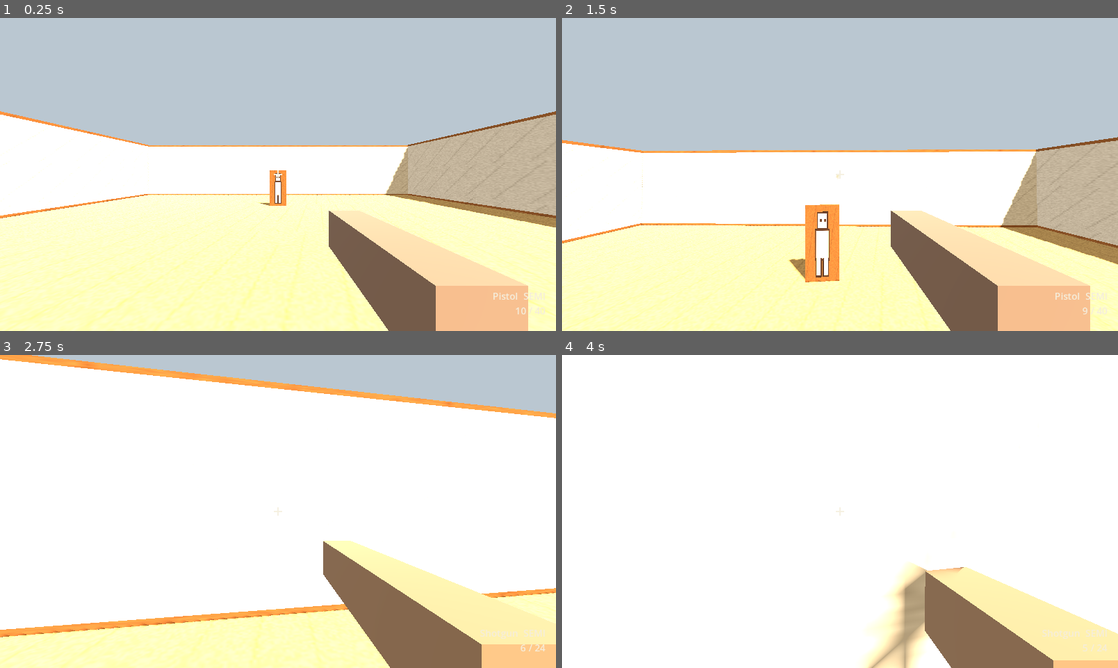
Above: before the commit, frames 1-4 (two rows, left to right).
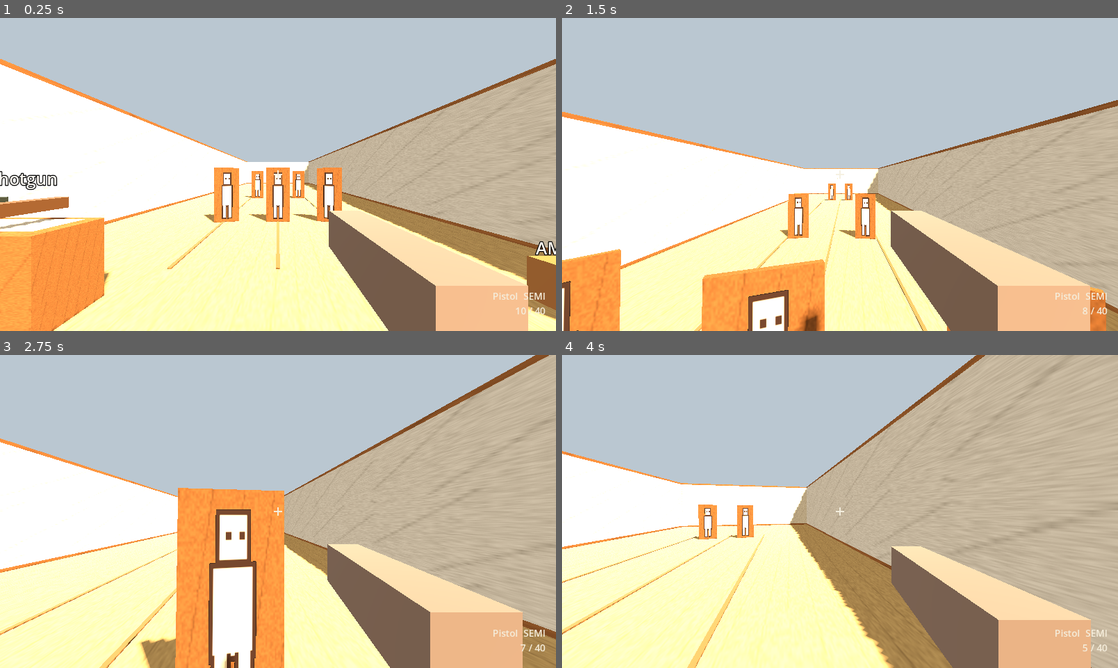
Above: after the commit, the same moments.

Repository: nore-tech/paperstrike
Game: Godot game, scene res://scenes/levels/test_room.tscn
The game is run twice, just before and just after one commit, with the same random seed, the same clock (stepped at 60 frames per second) and the same inputs.
Inputs (mouse positions are in pixels of both pictures, inside the frame that each line leads up to):
- Up to frame 1 (0.25 s): no input
- Up to frame 2 (1.5 s): tap Enter at 0.5 s; move the mouse to (867, 174) at 0.52 s; hold Right mouse button (aim) 0.53-1.28 s; hold W (move_forward) from 0.53 s (still down); click (867, 174) at 0.67 s; tap Space (jump) at 0.77 s; tap 1 (weapon_pistol) at 0.8, 1.35 s; move the mouse to (812, 174) at 1.27 s; click (812, 174) at 1.42 s
- Up to frame 3 (2.75 s): keep holding W (move_forward); tap Space (jump) at 1.52 s; tap 2 (weapon_rifle) at 1.55 s; move the mouse to (289, 505) at 2.02 s; hold 2 (weapon_rifle) from 2.03 s (still down); click (289, 505) at 2.17 s; tap 3 (weapon_shotgun) at 2.3 s
- Up to frame 4 (4 s): keep holding W (move_forward); move the mouse to (834, 517) at 2.77 s; release 2 (weapon_rifle) at 2.78 s; tap 3 (weapon_shotgun) at 2.85 s; click (834, 517) at 2.92 s; tap Space (jump) at 3.02, 3.77 s; tap E (interact, bound only after the commit) at 3.05 s; move the mouse to (878, 514) at 3.52 s; hold E (interact, bound only after the commit) from 3.53 s (still down); click (878, 514) at 3.67 s; right-click (878, 514) at 3.8 s

The runs differ from the first frame. In frame 1, 29% of the frame differs, in the area x 0-100%, y 13-100%; in frame 2, 28%; in frame 3, 71%; in frame 4, 88%, in the area x 0-100%, y 0-100%.

Commit message:
Turn the test room into a firing range with weapon pickups.
Spawn with the pistol, pick up the other guns, and reset dummies in place.

Diff:
--- a/resources/weapons/rifle.tres
+++ b/resources/weapons/rifle.tres
@@ -7,7 +7,7 @@
 
 [resource]
 script = ExtResource("1_stats")
-display_name = "Rifle"
+display_name = "Assault Rifle"
 damage = 16
 range_meters = 55.0
 rounds_per_second = 9.0
--- /dev/null
+++ b/scenes/levels/respawn_targets_button.tscn
@@ -0,0 +1,32 @@
+[gd_scene load_steps=5 format=3]
+
+[ext_resource type="Script" path="res://scripts/interaction/respawn_targets_button.gd" id="1_script"]
+
+[sub_resource type="BoxShape3D" id="BoxShape_button"]
+size = Vector3(1.3, 0.55, 0.18)
+
+[sub_resource type="BoxMesh" id="BoxMesh_button"]
+size = Vector3(1.3, 0.55, 0.18)
+
+[sub_resource type="StandardMaterial3D" id="Mat_button"]
+albedo_color = Color(0.72, 0.28, 0.18, 1)
+roughness = 0.85
+
+[node name="RespawnTargets" type="StaticBody3D"]
+script = ExtResource("1_script")
+
+[node name="CollisionShape3D" type="CollisionShape3D" parent="."]
+shape = SubResource("BoxShape_button")
+
+[node name="Mesh" type="MeshInstance3D" parent="."]
+mesh = SubResource("BoxMesh_button")
+surface_material_override/0 = SubResource("Mat_button")
+
+[node name="Label" type="Label3D" parent="."]
+transform = Transform3D(1, 0, 0, 0, 1, 0, 0, 0, 1, 0, 0, 0.12)
+text = "RESPAWN TARGETS"
+font_size = 40
+pixel_size = 0.0035
+billboard = 1
+modulate = Color(0.98, 0.95, 0.9, 1)
+outline_size = 8
--- a/scenes/levels/test_room.tscn
+++ b/scenes/levels/test_room.tscn
@@ -1,10 +1,18 @@
-[gd_scene load_steps=6 format=3]
+[gd_scene load_steps=14 format=3]
 
 [ext_resource type="Script" path="res://scripts/levels/test_room.gd" id="1_room"]
 [ext_resource type="PackedScene" path="res://scenes/player/player.tscn" id="2_player"]
 [ext_resource type="PackedScene" path="res://scenes/characters/target_dummy.tscn" id="3_dummy"]
 [ext_resource type="PackedScene" path="res://scenes/ui/crosshair.tscn" id="4_crosshair"]
 [ext_resource type="PackedScene" path="res://scenes/ui/ammo_hud.tscn" id="5_ammo"]
+[ext_resource type="PackedScene" path="res://scenes/pickups/weapon_pickup.tscn" id="6_pickup"]
+[ext_resource type="Resource" path="res://resources/weapons/pistol.tres" id="7_pistol"]
+[ext_resource type="Resource" path="res://resources/weapons/rifle.tres" id="8_rifle"]
+[ext_resource type="Resource" path="res://resources/weapons/shotgun.tres" id="9_shotgun"]
+[ext_resource type="PackedScene" path="res://scenes/pickups/ammo_crate.tscn" id="10_ammo_crate"]
+[ext_resource type="PackedScene" path="res://scenes/levels/respawn_targets_button.tscn" id="11_button"]
+[ext_resource type="PackedScene" path="res://scenes/ui/interaction_prompt.tscn" id="12_prompt"]
+[ext_resource type="Script" path="res://scripts/levels/range_target_manager.gd" id="13_manager"]
 
 [sub_resource type="Environment" id="Environment_room"]
 background_mode = 1
@@ -35,11 +43,52 @@
 shadow_enabled = false
 
 [node name="Player" parent="." instance=ExtResource("2_player")]
-transform = Transform3D(1, 0, 0, 0, 1, 0, 0, 0, 1, 0, 0.85, 5)
+transform = Transform3D(1, 0, 0, 0, 1, 0, 0, 0, 1, 0, 0.85, 14)
 
-[node name="TargetDummy" parent="." instance=ExtResource("3_dummy")]
-transform = Transform3D(1, 0, 0, 0, 1, 0, 0, 0, 1, 0, 0.8, -4)
+[node name="CloseLeft" parent="." instance=ExtResource("3_dummy")]
+transform = Transform3D(1, 0, 0, 0, 1, 0, 0, 0, 1, -1.5, 0.8, 8)
+
+[node name="CloseCenter" parent="." instance=ExtResource("3_dummy")]
+transform = Transform3D(1, 0, 0, 0, 1, 0, 0, 0, 1, 0, 0.8, 8)
+
+[node name="CloseRight" parent="." instance=ExtResource("3_dummy")]
+transform = Transform3D(1, 0, 0, 0, 1, 0, 0, 0, 1, 1.5, 0.8, 8)
+
+[node name="MidLeft" parent="." instance=ExtResource("3_dummy")]
+transform = Transform3D(1, 0, 0, 0, 1, 0, 0, 0, 1, -1.2, 0.8, 2)
+
+[node name="MidRight" parent="." instance=ExtResource("3_dummy")]
+transform = Transform3D(1, 0, 0, 0, 1, 0, 0, 0, 1, 1.2, 0.8, 2)
+
+[node name="FarLeft" parent="." instance=ExtResource("3_dummy")]
+transform = Transform3D(1, 0, 0, 0, 1, 0, 0, 0, 1, -0.8, 0.8, -10)
+
+[node name="FarRight" parent="." instance=ExtResource("3_dummy")]
+transform = Transform3D(1, 0, 0, 0, 1, 0, 0, 0, 1, 0.8, 0.8, -10)
+
+[node name="PistolPickup" parent="." instance=ExtResource("6_pickup")]
+transform = Transform3D(1, 0, 0, 0, 1, 0, 0, 0, 1, -3.9, 1.08, 12)
+stats = ExtResource("7_pistol")
+
+[node name="RiflePickup" parent="." instance=ExtResource("6_pickup")]
+transform = Transform3D(1, 0, 0, 0, 1, 0, 0, 0, 1, -3.2, 1.08, 12)
+stats = ExtResource("8_rifle")
+
+[node name="ShotgunPickup" parent="." instance=ExtResource("6_pickup")]
+transform = Transform3D(1, 0, 0, 0, 1, 0, 0, 0, 1, -2.5, 1.08, 12)
+stats = ExtResource("9_shotgun")
+
+[node name="AmmoCrate" parent="." instance=ExtResource("10_ammo_crate")]
+transform = Transform3D(1, 0, 0, 0, 1, 0, 0, 0, 1, 3.1, 0.28, 12)
+
+[node name="RespawnTargets" parent="." instance=ExtResource("11_button")]
+transform = Transform3D(1, 0, 0, 0, 1, 0, 0, 0, 1, 2.3, 1.2, 13.3)
+
+[node name="RangeTargets" type="Node" parent="."]
+script = ExtResource("13_manager")
 
 [node name="Crosshair" parent="." instance=ExtResource("4_crosshair")]
 
 [node name="AmmoHud" parent="." instance=ExtResource("5_ammo")]
+
+[node name="InteractionPrompt" parent="." instance=ExtResource("12_prompt")]
--- /dev/null
+++ b/scenes/pickups/ammo_crate.tscn
@@ -0,0 +1,32 @@
+[gd_scene load_steps=5 format=3]
+
+[ext_resource type="Script" path="res://scripts/interaction/ammo_crate.gd" id="1_script"]
+
+[sub_resource type="BoxShape3D" id="BoxShape_crate"]
+size = Vector3(0.7, 0.45, 0.5)
+
+[sub_resource type="BoxMesh" id="BoxMesh_crate"]
+size = Vector3(0.7, 0.45, 0.5)
+
+[sub_resource type="StandardMaterial3D" id="Mat_crate"]
+albedo_color = Color(0.62, 0.42, 0.24, 1)
+roughness = 0.9
+
+[node name="AmmoCrate" type="StaticBody3D"]
+script = ExtResource("1_script")
+
+[node name="CollisionShape3D" type="CollisionShape3D" parent="."]
+shape = SubResource("BoxShape_crate")
+
+[node name="Mesh" type="MeshInstance3D" parent="."]
+mesh = SubResource("BoxMesh_crate")
+surface_material_override/0 = SubResource("Mat_crate")
+
+[node name="Label" type="Label3D" parent="."]
+transform = Transform3D(1, 0, 0, 0, 1, 0, 0, 0, 1, 0, 0.4, 0)
+text = "AMMUNITION"
+font_size = 42
+pixel_size = 0.004
+billboard = 1
+modulate = Color(0.97, 0.94, 0.88, 1)
+outline_size = 8
--- /dev/null
+++ b/scenes/pickups/weapon_pickup.tscn
@@ -0,0 +1,12 @@
+[gd_scene load_steps=3 format=3]
+
+[ext_resource type="Script" path="res://scripts/interaction/weapon_pickup.gd" id="1_script"]
+
+[sub_resource type="BoxShape3D" id="BoxShape_pickup"]
+size = Vector3(0.4, 0.36, 0.9)
+
+[node name="WeaponPickup" type="StaticBody3D"]
+script = ExtResource("1_script")
+
+[node name="CollisionShape3D" type="CollisionShape3D" parent="."]
+shape = SubResource("BoxShape_pickup")
--- /dev/null
+++ b/scenes/ui/interaction_prompt.tscn
@@ -0,0 +1,21 @@
+[gd_scene load_steps=2 format=3]
+
+[ext_resource type="Script" path="res://scripts/ui/interaction_prompt.gd" id="1_script"]
+
+[node name="InteractionPrompt" type="CanvasLayer"]
+script = ExtResource("1_script")
+
+[node name="Label" type="Label" parent="."]
+anchors_preset = 8
+anchor_left = 0.5
+anchor_top = 0.5
+anchor_right = 0.5
+anchor_bottom = 0.5
+offset_left = -220.0
+offset_top = 36.0
+offset_right = 220.0
+offset_bottom = 72.0
+grow_horizontal = 2
+grow_vertical = 2
+horizontal_alignment = 1
+text = ""
--- a/scripts/characters/target_dummy.gd
+++ b/scripts/characters/target_dummy.gd
@@ -11,8 +11,24 @@
 
 var health := 0
 
+var _collision_layer := 1
+var _collision_mask := 1
+var _pending_death := false
+
 func _ready() -> void:
 	health = max_health
+	add_to_group("range_target")
+	_collision_layer = collision_layer
+	_collision_mask = collision_mask
+
+func restore() -> void:
+	_pending_death = false
+	health = max_health
+	collision_layer = _collision_layer
+	collision_mask = _collision_mask
+	var card := get_node_or_null("PaperCard")
+	if card != null and card.has_method("reset_presentation"):
+		card.reset_presentation()
 
 func take_damage(amount: int) -> void:
 	if health <= 0:
@@ -20,7 +36,13 @@
 	health = maxi(0, health - amount)
 	damaged.emit(health)
 	if health == 0:
+		_pending_death = true
 		died.emit()
 		collision_layer = 0
 		collision_mask = 0
-		get_tree().create_timer(0.12).timeout.connect(queue_free)
+		get_tree().create_timer(0.12).timeout.connect(_finish_death)
+
+func _finish_death() -> void:
+	if not _pending_death:
+		return
+	queue_free()
--- /dev/null
+++ b/scripts/interaction/ammo_crate.gd
@@ -0,0 +1,10 @@
+extends Interactable
+
+## Refills the equipped weapon from its own WeaponStats. Stays in the level.
+
+func _ready() -> void:
+	prompt = "Take ammunition"
+
+func interact(player: Node) -> void:
+	if player.has_method("restock_equipped"):
+		player.restock_equipped()
--- /dev/null
+++ b/scripts/interaction/interactable.gd
@@ -0,0 +1,13 @@
+class_name Interactable
+extends StaticBody3D
+
+## Something the player can use by looking at it and pressing the interact key.
+## Doors, pickups, switches, and the range reset button all use this.
+
+@export var prompt := "Interact"
+
+func interaction_text() -> String:
+    return "[E] %s" % prompt
+
+func interact(_player: Node) -> void:
+    pass
--- /dev/null
+++ b/scripts/interaction/respawn_targets_button.gd
@@ -0,0 +1,9 @@
+extends Interactable
+
+func _ready() -> void:
+	prompt = "Respawn targets"
+
+func interact(_player: Node) -> void:
+	var manager := get_tree().get_first_node_in_group("range_target_manager")
+	if manager != null and manager.has_method("reset_all"):
+		manager.reset_all()
--- /dev/null
+++ b/scripts/interaction/weapon_pickup.gd
@@ -0,0 +1,37 @@
+class_name WeaponPickup
+extends Interactable
+
+## A world copy of a WeaponStats resource. Pickup code does not care which gun it is.
+
+@export var stats: WeaponStats
+
+func _ready() -> void:
+	if stats != null:
+		prompt = "Pick up %s" % stats.display_name
+	_build_placeholder()
+
+func interact(player: Node) -> void:
+	if stats == null or not player.has_method("give_weapon"):
+		return
+	player.give_weapon(stats)
+	queue_free()
+
+func _build_placeholder() -> void:
+	var mesh_node := MeshInstance3D.new()
+	var box := BoxMesh.new()
+	box.size = Vector3(0.16, 0.12, 0.72)
+	mesh_node.mesh = box
+	var material := StandardMaterial3D.new()
+	material.albedo_color = stats.view_color if stats != null else Color(0.4, 0.3, 0.2)
+	material.roughness = 0.9
+	mesh_node.set_surface_override_material(0, material)
+	add_child(mesh_node)
+	var label := Label3D.new()
+	label.text = stats.display_name if stats != null else "Weapon"
+	label.position = Vector3(0, 0.28, 0)
+	label.font_size = 42
+	label.pixel_size = 0.004
+	label.billboard = BaseMaterial3D.BILLBOARD_ENABLED
+	label.modulate = Color(0.97, 0.94, 0.88)
+	label.outline_size = 8
+	add_child(label)
--- /dev/null
+++ b/scripts/levels/range_target_manager.gd
@@ -0,0 +1,53 @@
+class_name RangeTargetManager
+extends Node
+
+## Remembers each firing-range dummy and restores it without reloading the level.
+
+var _slots: Array[Dictionary] = []
+
+func _ready() -> void:
+	add_to_group("range_target_manager")
+	_register_existing()
+
+func reset_all() -> void:
+	_register_existing()
+	for slot in _slots:
+		var current: Variant = slot.get("node")
+		if is_instance_valid(current):
+			var dummy := current as TargetDummy
+			dummy.global_transform = slot.transform
+			dummy.restore()
+			continue
+		var packed: PackedScene = slot.packed
+		if packed == null:
+			continue
+		var parent: Variant = slot.get("parent")
+		if not is_instance_valid(parent):
+			continue
+		var fresh := packed.instantiate()
+		(parent as Node).add_child(fresh)
+		fresh.global_transform = slot.transform
+		slot.node = fresh
+
+func _register_existing() -> void:
+	for node in get_tree().get_nodes_in_group("range_target"):
+		if node is TargetDummy and not _has_slot(node):
+			_remember(node)
+
+func _has_slot(dummy: TargetDummy) -> bool:
+	for slot in _slots:
+		var current: Variant = slot.get("node")
+		if is_instance_valid(current) and current == dummy:
+			return true
+	return false
+
+func _remember(dummy: TargetDummy) -> void:
+	var packed: PackedScene = null
+	if dummy.scene_file_path != "":
+		packed = load(dummy.scene_file_path)
+	_slots.append({
+		"parent": dummy.get_parent(),
+		"transform": dummy.global_transform,
+		"packed": packed,
+		"node": dummy,
+	})
--- a/scripts/levels/test_room.gd
+++ b/scripts/levels/test_room.gd
@@ -2,7 +2,8 @@
 
 ## Builds a closed paper room. Gameplay objects are instanced in the scene.
 
-const ROOM_SIZE := 18.0
+const ROOM_WIDTH := 10.0
+const ROOM_LENGTH := 36.0
 const WALL_HEIGHT := 3.4
 const WALL_THICK := 0.4
 
@@ -12,19 +13,39 @@
 const _impact_scene: PackedScene = preload("res://scenes/presentation/paper_impact.tscn")
 
 func _ready() -> void:
-	_add_block(Vector3(ROOM_SIZE, 0.4, ROOM_SIZE), Vector3(0.0, -0.2, 0.0), Vector3.UP, _floor_face)
-	var half := ROOM_SIZE * 0.5
+	_add_block(Vector3(ROOM_WIDTH, 0.4, ROOM_LENGTH), Vector3(0.0, -0.2, 0.0), Vector3.UP, _floor_face)
+	var half_z := ROOM_LENGTH * 0.5
+	var half_x := ROOM_WIDTH * 0.5
 	var wall_y := WALL_HEIGHT * 0.5
-	_add_block(Vector3(ROOM_SIZE + WALL_THICK, WALL_HEIGHT, WALL_THICK), Vector3(0.0, wall_y, -half), Vector3(0, 0, 1), _wall_face)
-	_add_block(Vector3(ROOM_SIZE + WALL_THICK, WALL_HEIGHT, WALL_THICK), Vector3(0.0, wall_y, half), Vector3(0, 0, -1), _wall_face)
-	_add_block(Vector3(WALL_THICK, WALL_HEIGHT, ROOM_SIZE + WALL_THICK), Vector3(-half, wall_y, 0.0), Vector3(1, 0, 0), _wall_face)
-	_add_block(Vector3(WALL_THICK, WALL_HEIGHT, ROOM_SIZE + WALL_THICK), Vector3(half, wall_y, 0.0), Vector3(-1, 0, 0), _wall_face)
+	_add_block(Vector3(ROOM_WIDTH + WALL_THICK, WALL_HEIGHT, WALL_THICK), Vector3(0.0, wall_y, -half_z), Vector3(0, 0, 1), _wall_face)
+	_add_block(Vector3(ROOM_WIDTH + WALL_THICK, WALL_HEIGHT, WALL_THICK), Vector3(0.0, wall_y, half_z), Vector3(0, 0, -1), _wall_face)
+	_add_block(Vector3(WALL_THICK, WALL_HEIGHT, ROOM_LENGTH + WALL_THICK), Vector3(-half_x, wall_y, 0.0), Vector3(1, 0, 0), _wall_face)
+	_add_block(Vector3(WALL_THICK, WALL_HEIGHT, ROOM_LENGTH + WALL_THICK), Vector3(half_x, wall_y, 0.0), Vector3(-1, 0, 0), _wall_face)
+	_add_table()
+	_add_lane_marks()
 	var weapon := get_node_or_null("Player/Camera3D/HitscanWeapon")
 	if weapon != null and weapon.has_signal("hit_registered"):
 		weapon.hit_registered.connect(_on_hit_registered)
 	var hud := get_node_or_null("AmmoHud")
 	if hud != null and weapon != null:
 		hud.bind(weapon)
+
+func _add_table() -> void:
+	_add_block(Vector3(2.4, 0.9, 0.7), Vector3(-3.2, 0.45, 12.0), Vector3.UP, _wall_face)
+
+func _add_lane_marks() -> void:
+	var mark_color := Color(0.55, 0.4, 0.24)
+	for x in [-1.6, 0.0, 1.6]:
+		var mesh_node := MeshInstance3D.new()
+		var box := BoxMesh.new()
+		box.size = Vector3(0.06, 0.02, 22.0)
+		mesh_node.mesh = box
+		mesh_node.position = Vector3(x, 0.02, 0.0)
+		var material := StandardMaterial3D.new()
+		material.albedo_color = mark_color
+		material.roughness = 1.0
+		mesh_node.set_surface_override_material(0, material)
+		add_child(mesh_node)
 
 func _add_block(size: Vector3, position: Vector3, face_normal: Vector3, face: PaperMaterial) -> void:
 	var block := PaperBlock.build(size, face, _edge, face_normal)
--- a/scripts/player/player.gd
+++ b/scripts/player/player.gd
@@ -21,12 +21,16 @@
 var _applied_recoil_yaw := 0.0
 var _capture_click := false
 var _trigger_was_down := false
+var _owned: Array[String] = []
+var _loadout: Dictionary = {}
+var _saved_ammo: Dictionary = {}
+const _INTERACT_RANGE := 2.6
 
 func _ready() -> void:
 	_ensure_input_map()
 	_hip_fov = _camera.fov
 	Input.mouse_mode = Input.MOUSE_MODE_CAPTURED
-	_weapon.equip(PISTOL)
+	give_weapon(PISTOL)
 
 func _unhandled_input(event: InputEvent) -> void:
 	if event.is_action_pressed("ui_cancel"):
@@ -45,13 +49,17 @@
 	if Input.mouse_mode != Input.MOUSE_MODE_CAPTURED:
 		return
 	if event.is_action_pressed("weapon_pistol"):
-		_weapon.equip(PISTOL)
+		select_weapon(PISTOL)
 	elif event.is_action_pressed("weapon_rifle"):
-		_weapon.equip(RIFLE)
+		select_weapon(RIFLE)
 	elif event.is_action_pressed("weapon_shotgun"):
-		_weapon.equip(SHOTGUN)
+		select_weapon(SHOTGUN)
 	elif event.is_action_pressed("reload"):
 		_weapon.start_reload()
+	elif event.is_action_pressed("interact"):
+		var looked := _look_interactable()
+		if looked != null:
+			looked.interact(self)
 
 func _physics_process(delta: float) -> void:
 	if not is_on_floor():
@@ -81,6 +89,69 @@
 	_look_delta = Vector2.ZERO
 	_apply_recoil()
 	_camera.fov = lerpf(_hip_fov, _weapon.stats.ads_fov if _weapon.stats != null else _hip_fov, _weapon.ads_blend())
+	_update_prompt()
+
+func owns_weapon(stats: WeaponStats) -> bool:
+	return stats != null and stats.resource_path in _owned
+
+func give_weapon(stats: WeaponStats) -> void:
+	if stats == null:
+		return
+	var key := stats.resource_path
+	if key in _owned:
+		if _weapon.stats != null and _weapon.stats.resource_path == key:
+			_weapon.restock()
+		else:
+			_saved_ammo[key] = {"mag": stats.magazine_size, "reserve": stats.starting_reserve}
+		return
+	_owned.append(key)
+	_loadout[key] = stats
+	select_weapon(stats)
+
+func select_weapon(stats: WeaponStats) -> void:
+	if not owns_weapon(stats):
+		return
+	var key := stats.resource_path
+	if _weapon.stats != null and _weapon.stats.resource_path == key:
+		return
+	if _weapon.stats != null:
+		_saved_ammo[_weapon.stats.resource_path] = {"mag": _weapon.magazine, "reserve": _weapon.reserve}
+	_weapon.equip(stats)
+	if _saved_ammo.has(key):
+		_weapon.magazine = int(_saved_ammo[key].mag)
+		_weapon.reserve = int(_saved_ammo[key].reserve)
+		_weapon.ammo_changed.emit(_weapon.magazine, _weapon.reserve)
+
+func restock_equipped() -> void:
+	_weapon.restock()
+
+func _look_interactable() -> Interactable:
+	var space := get_world_3d().direct_space_state
+	if space == null:
+		return null
+	var origin := _camera.global_position
+	var aim := -_camera.global_transform.basis.z
+	var query := PhysicsRayQueryParameters3D.create(origin, origin + aim * _INTERACT_RANGE)
+	query.exclude = [get_rid()]
+	var result := space.intersect_ray(query)
+	if result.is_empty():
+		return null
+	var node: Node = result.collider
+	while node != null:
+		if node is Interactable:
+			return node
+		node = node.get_parent()
+	return null
+
+func _update_prompt() -> void:
+	var prompt := get_tree().get_first_node_in_group("interaction_prompt")
+	if prompt == null or not prompt.has_method("set_prompt"):
+		return
+	var looked := _look_interactable()
+	if looked == null or Input.mouse_mode != Input.MOUSE_MODE_CAPTURED:
+		prompt.set_prompt("")
+	else:
+		prompt.set_prompt(looked.interaction_text())
 
 func _apply_recoil() -> void:
 	var pitch_delta := _weapon.recoil_pitch - _applied_recoil_pitch
@@ -104,6 +175,7 @@
 	_bind_key("jump", KEY_SPACE)
 	_bind_key("sprint", KEY_SHIFT)
 	_bind_key("reload", KEY_R)
+	_bind_key("interact", KEY_E)
 	_bind_key("weapon_pistol", KEY_1)
 	_bind_key("weapon_rifle", KEY_2)
 	_bind_key("weapon_shotgun", KEY_3)
--- a/scripts/presentation/paper_card.gd
+++ b/scripts/presentation/paper_card.gd
@@ -14,6 +14,7 @@
 var _face_material: StandardMaterial3D
 var _rest_color := Color.WHITE
 var _flash_tween: Tween
+var _collapse_tween: Tween
 
 func _ready() -> void:
 	_build()
@@ -87,6 +88,16 @@
 	_face_material.albedo_color = _rest_color
 	_face_material.emission_enabled = false
 
+func reset_presentation() -> void:
+	scale = Vector3.ONE
+	if _flash_tween != null:
+		_flash_tween.kill()
+	if _collapse_tween != null:
+		_collapse_tween.kill()
+	_restore_face()
+
 func _on_died() -> void:
-	var collapse := create_tween()
-	collapse.tween_property(self, "scale", Vector3.ZERO, 0.12)
+	if _collapse_tween != null:
+		_collapse_tween.kill()
+	_collapse_tween = create_tween()
+	_collapse_tween.tween_property(self, "scale", Vector3.ZERO, 0.12)
--- /dev/null
+++ b/scripts/ui/interaction_prompt.gd
@@ -0,0 +1,14 @@
+extends CanvasLayer
+
+@onready var _label: Label = $Label
+
+func _ready() -> void:
+	add_to_group("interaction_prompt")
+	_label.add_theme_font_size_override("font_size", 22)
+	_label.add_theme_color_override("font_color", Color(0.97, 0.94, 0.86))
+	_label.horizontal_alignment = HORIZONTAL_ALIGNMENT_CENTER
+	set_prompt("")
+
+func set_prompt(text: String) -> void:
+	_label.text = text
+	_label.visible = text != ""
--- a/scripts/weapons/hitscan_weapon.gd
+++ b/scripts/weapons/hitscan_weapon.gd
@@ -48,6 +48,16 @@
 	recoil_yaw = 0.0
 	_empty_latched = false
 	_tint_view()
+	ammo_changed.emit(magazine, reserve)
+
+func restock() -> void:
+	if stats == null:
+		return
+	magazine = stats.magazine_size
+	reserve = stats.starting_reserve
+	_reloading = false
+	_reload_left = 0.0
+	_empty_latched = false
 	ammo_changed.emit(magazine, reserve)
 
 func is_reloading() -> bool:
Not shown, added: scripts/interaction/ammo_crate.gd.uid
Not shown, added: scripts/interaction/interactable.gd.uid
Not shown, added: scripts/interaction/respawn_targets_button.gd.uid
Not shown, added: scripts/interaction/weapon_pickup.gd.uid
Not shown, added: scripts/levels/range_target_manager.gd.uid
Not shown, added: scripts/ui/interaction_prompt.gd.uid
Not shown, changed: docs/ARCHITECTURE.md
Not shown, changed: docs/CURRENT_STATE.md
Not shown, changed: docs/TODO.md
